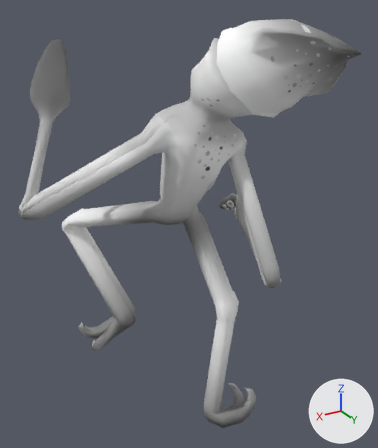
A saved change to the FBX model ggj-2023/Assets/Models/Characters/SquidDude.fbx.
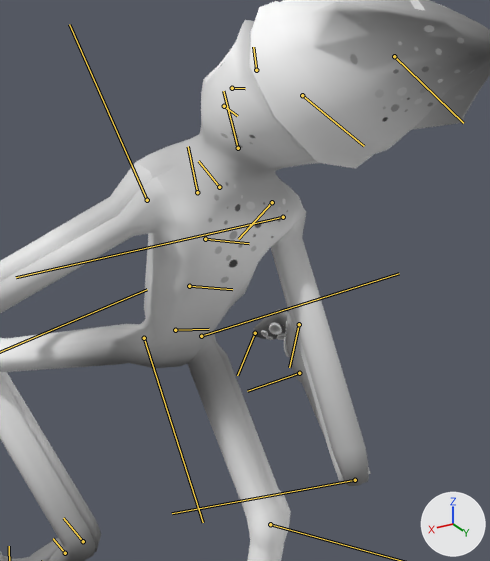
Each version is shown whole from a 50 mm lens placed at (0.532, 0.938, 0.965), pointed at (-0.015, 0.026, 0.509), then close up on the part from 22% to 91% of the width and 6% to 73% of the height. Every picture has the same lights, and +X, +Y and +Z are marked at lower right. Both versions are drawn at frame 177 of the action 'Take 001'; the numbers are the values there. The bones that bend it are drawn over the model as lines in the close-ups.

The first close-up shows 'squidDude_body'.
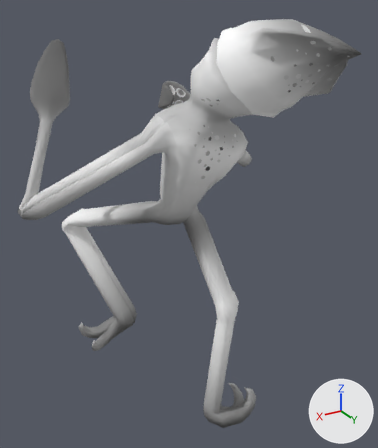
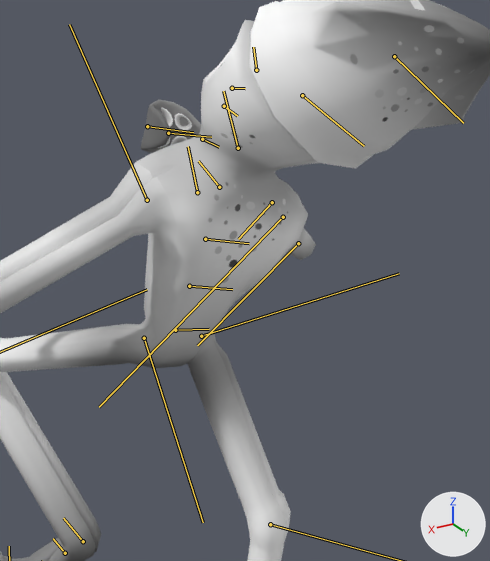
The change, as JSON lines over the scene's bpy script:
```json
{"block": "bone_r_shoulder", "where": "bone_r_shoulder = bpy.data.objects['Manip_Main'].pose.bones['R_Shoulder']  # child of 'R_Scapula'"}
{"op": "set", "path": "bone_r_shoulder.rotation_quaternion", "old": "(0.767, 0.153, 0.372, -0.501)", "new": "(0.912, -0.075, -0.332, -0.23)", "note": "degrees (-12, 46, -71) -> degrees (1, -40, -29)"}
{"block": "bone_r_elbow", "where": "bone_r_elbow = bpy.data.objects['Manip_Main'].pose.bones['R_Elbow']  # child of 'R_Shoulder'"}
{"op": "set", "path": "bone_r_elbow.rotation_quaternion", "old": "(-0.425, 0.039, 0.904, 0.015)", "new": "(-0.539, 0.033, 0.841, 0.018)", "note": "degrees (1, -130, -5) -> degrees (1, -115, -5)"}
{"block": "bone_r_wrist", "where": "bone_r_wrist = bpy.data.objects['Manip_Main'].pose.bones['R_Wrist']  # child of 'R_Elbow'"}
{"op": "set", "path": "bone_r_wrist.rotation_quaternion", "old": "(0.938, 0.286, -0.123, 0.154)", "new": "(0.678, -0.669, 0.192, -0.238)", "note": "degrees (32, -19, 13) -> degrees (-88, -3, -35)"}
{"block": "bone_r_palm", "where": "bone_r_palm = bpy.data.objects['Manip_Main'].pose.bones['R_Palm']  # child of 'R_Wrist'"}
{"op": "set", "path": "bone_r_palm.rotation_quaternion", "old": "(0.766, -0.027, 0.017, -0.642)", "new": "(0.643, -0.032, 0.021, -0.765)", "note": "degrees (-4, 0, -80) -> degrees (-4, -1, -100)"}
```

What differs and where, as boxes (x1, y1, x2, y2) in the close-ups (490 x 561 px):
```json
{"object": "squidDude_body", "change": "posed", "before": [0, 0, 490, 561], "after": [0, 0, 490, 561]}
{"bone": "R_Shoulder", "before": "(283, 217) to (16, 277)", "after": "(283, 217) to (99, 407)"}
{"bone": "R_Elbow", "before": "(355, 480) to (172, 513)", "after": "(298, 243) to (197, 345)"}
{"bone": "R_Wrist", "before": "(299, 373) to (247, 391)", "after": "(202, 139) to (219, 147)"}
{"bone": "R_Palm", "before": "(299, 324) to (289, 367)", "after": "(147, 126) to (193, 132)"}
```
